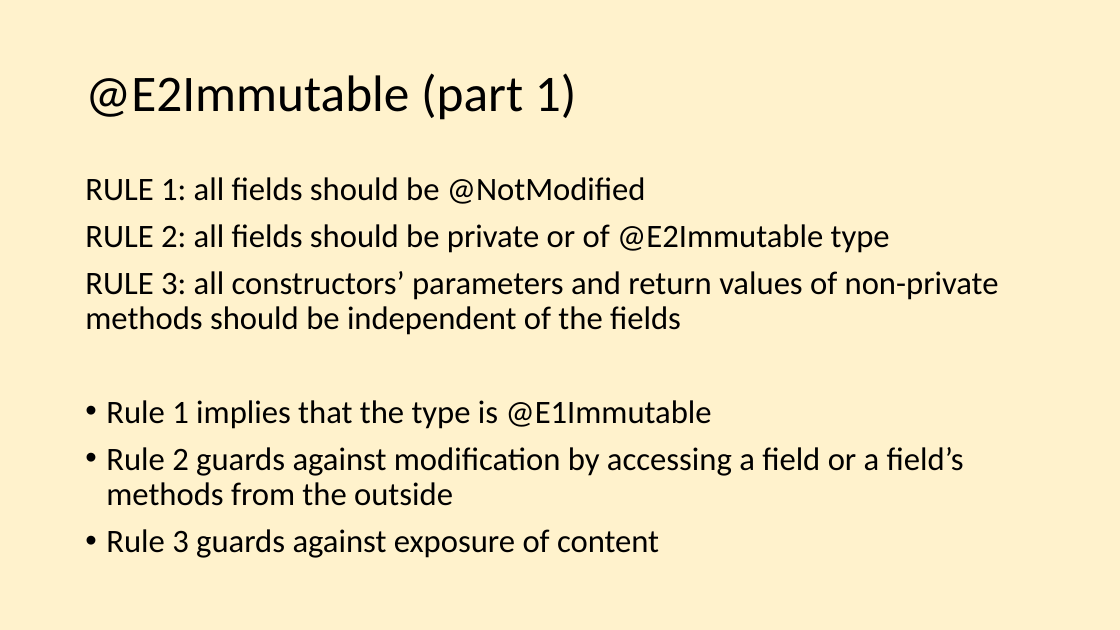
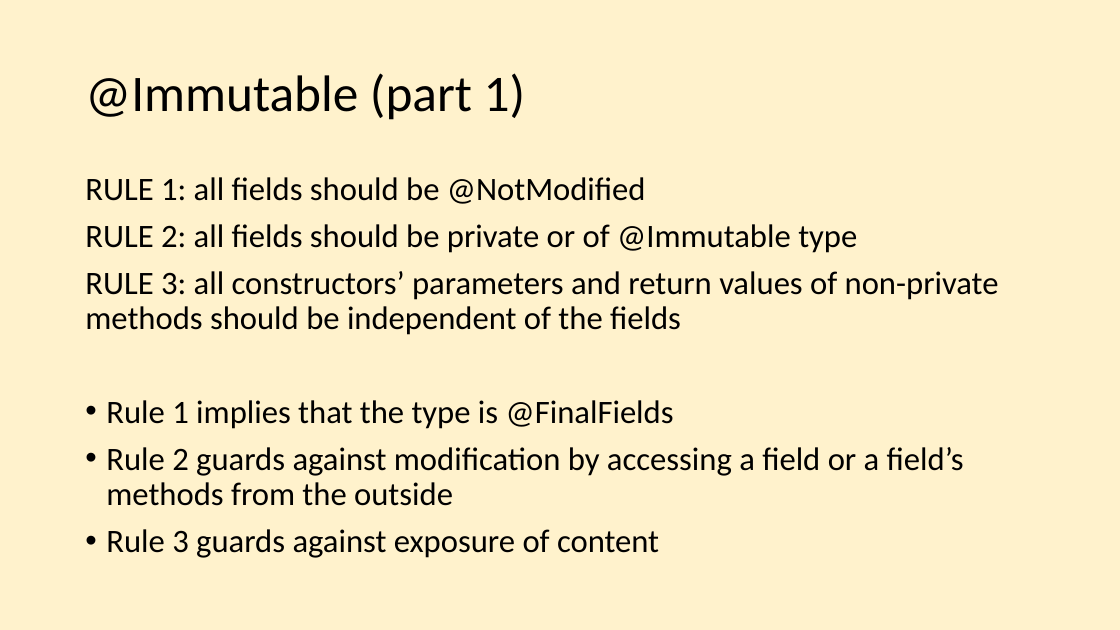
Before and after one commit to e2immu/e2immu-site, a slide deck: slide 14 of static/powerpoint/SlideDeck1.pptx. Drawn at 1120x630 pixels with LibreOffice and Linux fonts; fonts in the diff are those of the drawing. Boxes give left, top, right and bottom in pixels: in the first picture for what was removed or moved away, otherwise in the second. Text is boxed around its words. In the diff, an @@ line names an element or a change of style, - is before the commit and + after.

```diff
--- a/static/powerpoint/SlideDeck1.pptx
+++ b/static/powerpoint/SlideDeck1.pptx
@@ title at (x1=85, y1=73, x2=526, y2=120): text changed @@
-@E2Immutable (part 1)
+@Immutable (part 1)
@@ text at (x1=85, y1=224, x2=857, y2=253): text changed @@
-RULE 2: all fields should be private or of @E2Immutable type
+RULE 2: all fields should be private or of @Immutable type
@@ text at (x1=106, y1=400, x2=674, y2=429): text changed @@
-• Rule 1 implies that the type is @E1Immutable
+• Rule 1 implies that the type is @FinalFields
```
Also in this commit, not shown: 9 other slides changed, 7 other files.
